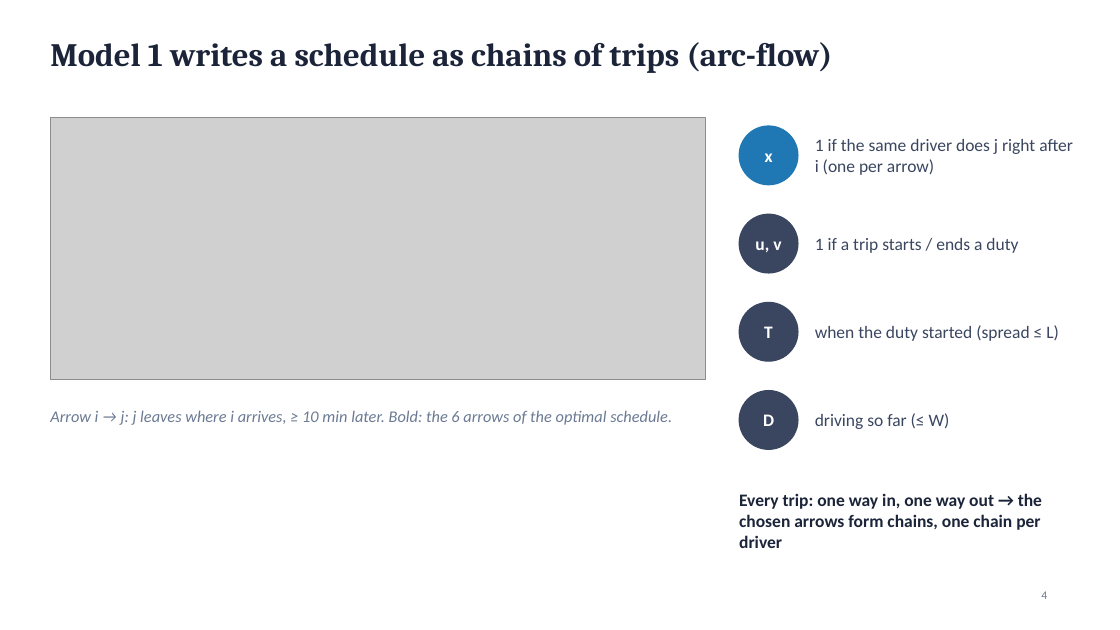
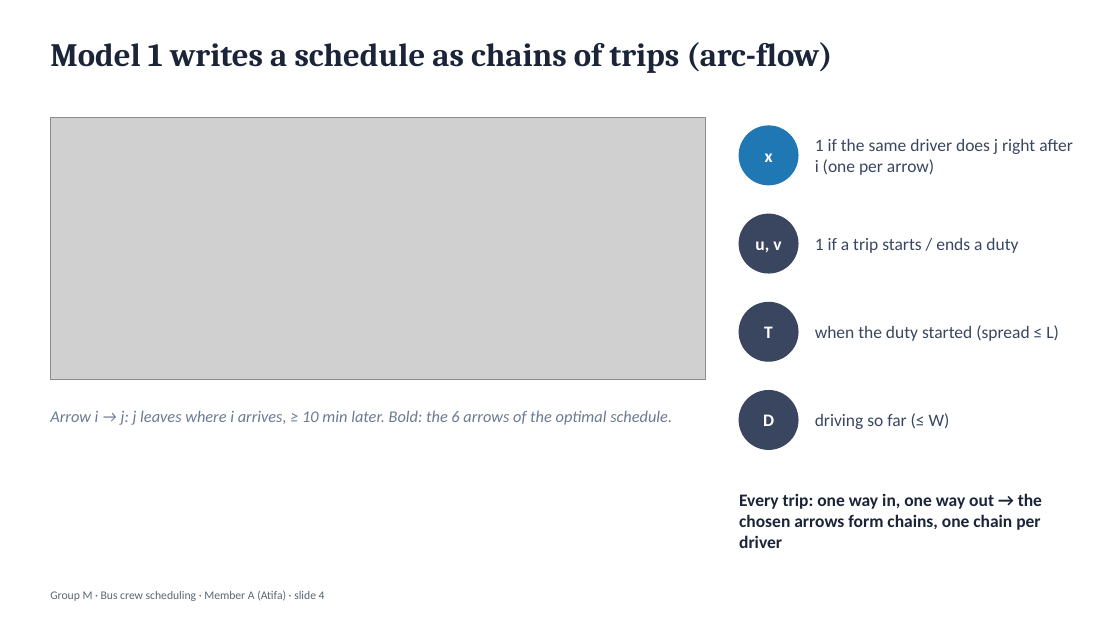
Before and after one commit to mariaakhoury/crew-scheduling, a slide deck: slide 4 of slides/slides_groupM.pptx. Drawn at 1120x630 pixels with LibreOffice and Linux fonts; fonts in the diff are those of the drawing; grey boxes stand for pictures. Boxes give left, top, right and bottom in pixels: in the first picture for what was removed or moved away, otherwise in the second. Text is boxed around its words. In the diff, an @@ line names an element or a change of style, - is before the commit and + after.

```diff
--- a/slides/slides_groupM.pptx
+++ b/slides/slides_groupM.pptx
@@ text added at <box>50,590,325,601</box>, 10 pt, text #5B6773 @@
+Group M · Bus crew scheduling · Member A (Atifa) · slide 4
@@ page number removed at <box>1041,591,1047,599</box> @@
-4
```
Also in this commit, not shown: 6 other slides changed, 1 other file.
